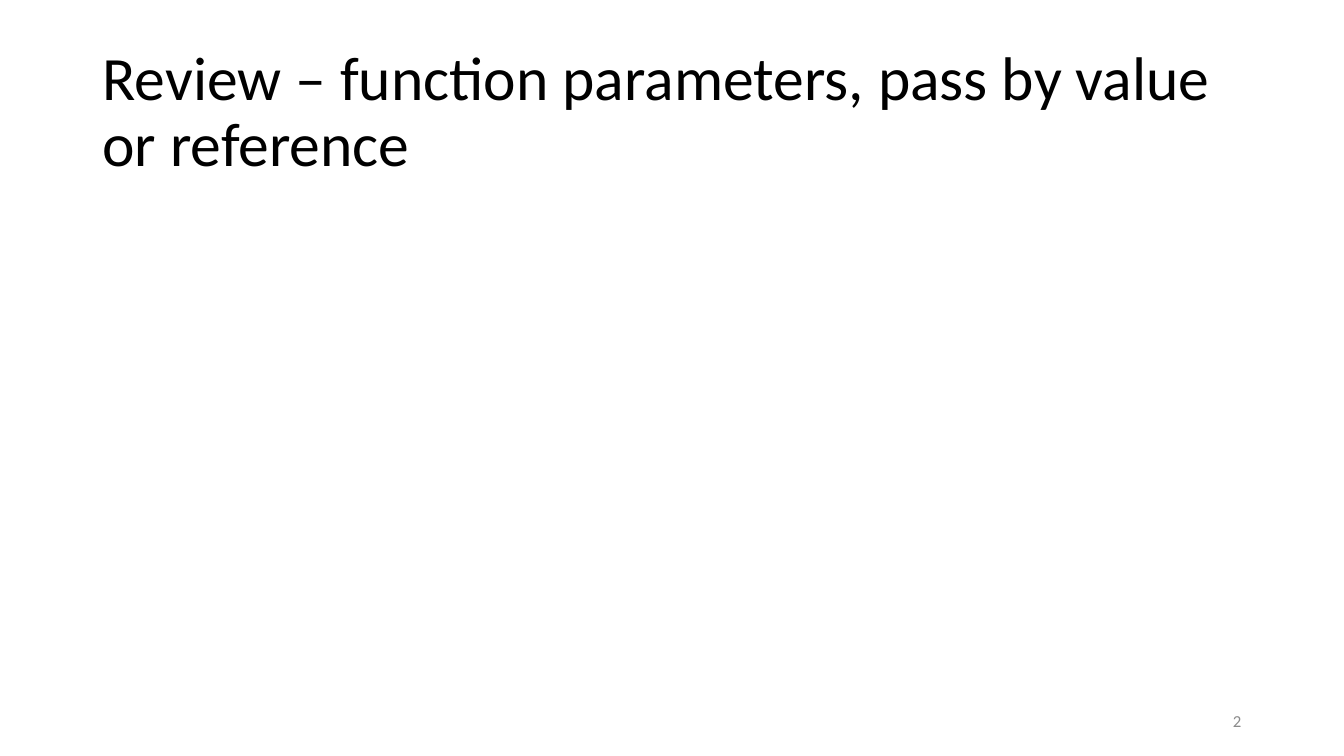
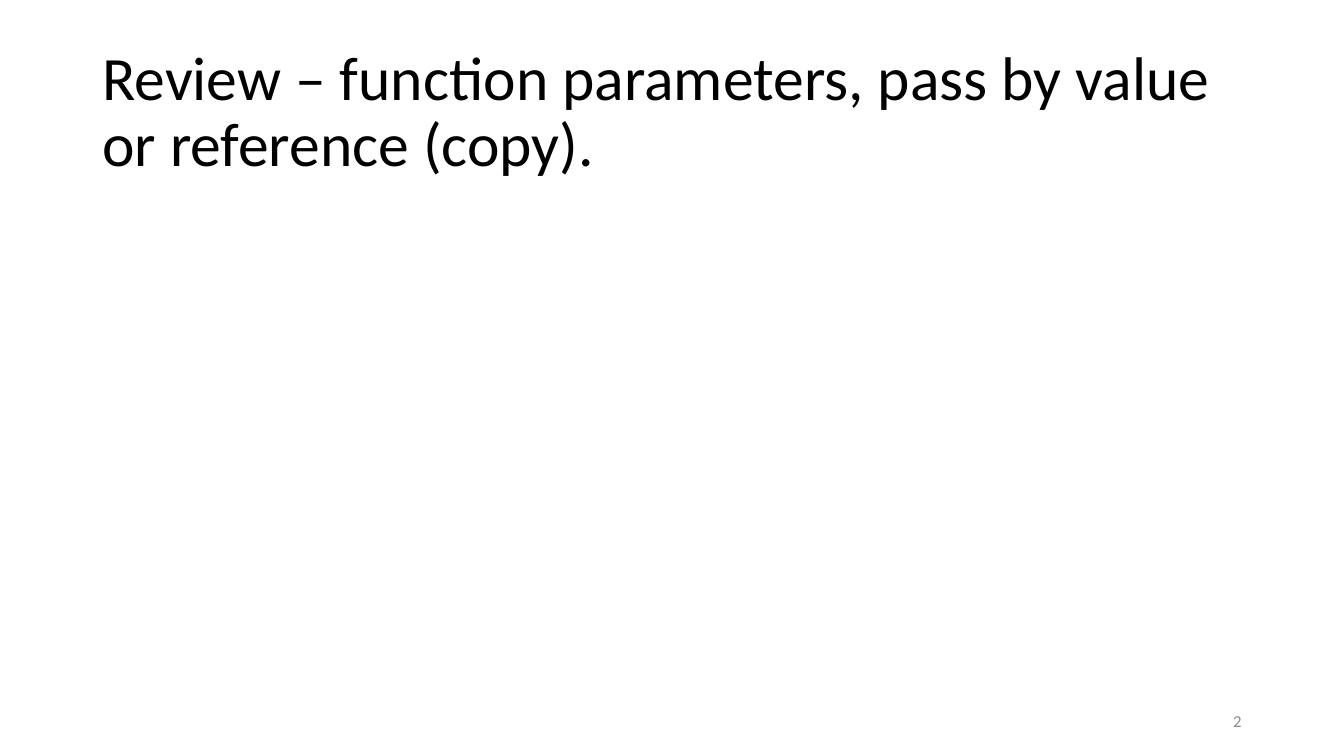
Before and after one commit to nusratha2016/CS244, a slide deck: slide 2 of Slides/CS244_pointers_rev2.pptx. Drawn at 1344x756 pixels with LibreOffice and Linux fonts; fonts in the diff are those of the drawing. Boxes give left, top, right and bottom in pixels: in the first picture for what was removed or moved away, otherwise in the second. Text is boxed around its words. In the diff, an @@ line names an element or a change of style, - is before the commit and + after.

Commit message:
Slides

```diff
--- a/Slides/CS244_pointers_rev2.pptx
+++ b/Slides/CS244_pointers_rev2.pptx
@@ text at [102, 57, 1209, 176]: text changed @@
-Review – function parameters, pass by value or reference
+Review – function parameters, pass by value or reference (copy).
```
Also in this commit, not shown: 66 other slides changed, 2 other files.
